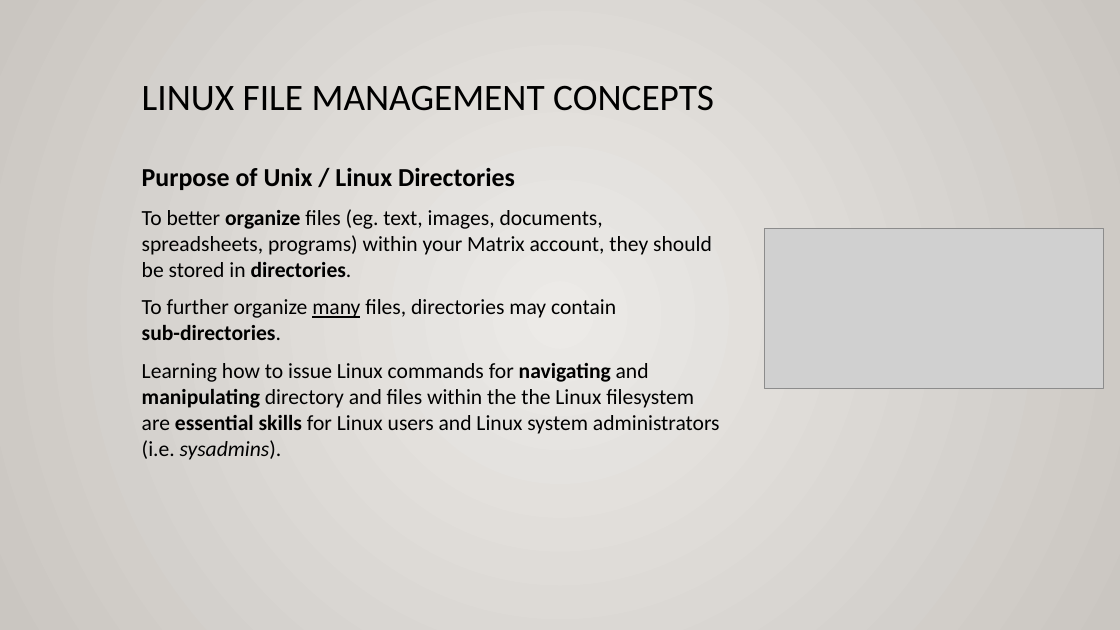
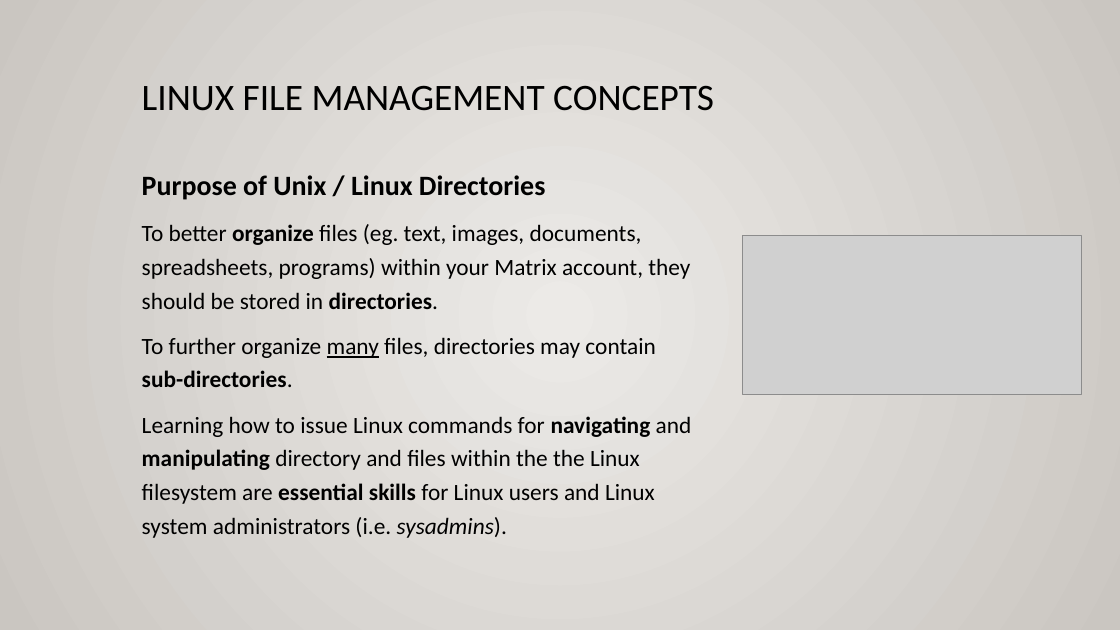
Before and after one commit to ULI101/slides, a slide deck: slide 3 of ULI101-2.1.pptx. Drawn at 1120x630 pixels with LibreOffice and Linux fonts; fonts in the diff are those of the drawing; grey boxes stand for pictures. Boxes give left, top, right and bottom in pixels: in the first picture for what was removed or moved away, otherwise in the second. Text is boxed around its words. In the diff, an @@ line names an element or a change of style, - is before the commit and + after.

```diff
--- a/ULI101-2.1.pptx
+++ b/ULI101-2.1.pptx
@@ text "Purpose of Unix / Linux ..." at (x1=142, y1=175, x2=692, y2=538): size 22.2 to 24 pt in "Purpose of Unix / Linux Directories"; size 18.5 to 20 pt; line spacing 1 to 1.2 @@
@@ picture moved from (x1=765, y1=229, x2=1104, y2=389) to (x1=743, y1=235, x2=1082, y2=395) @@
```
Also in this commit, not shown: 3 other slides changed, 6 other files.
